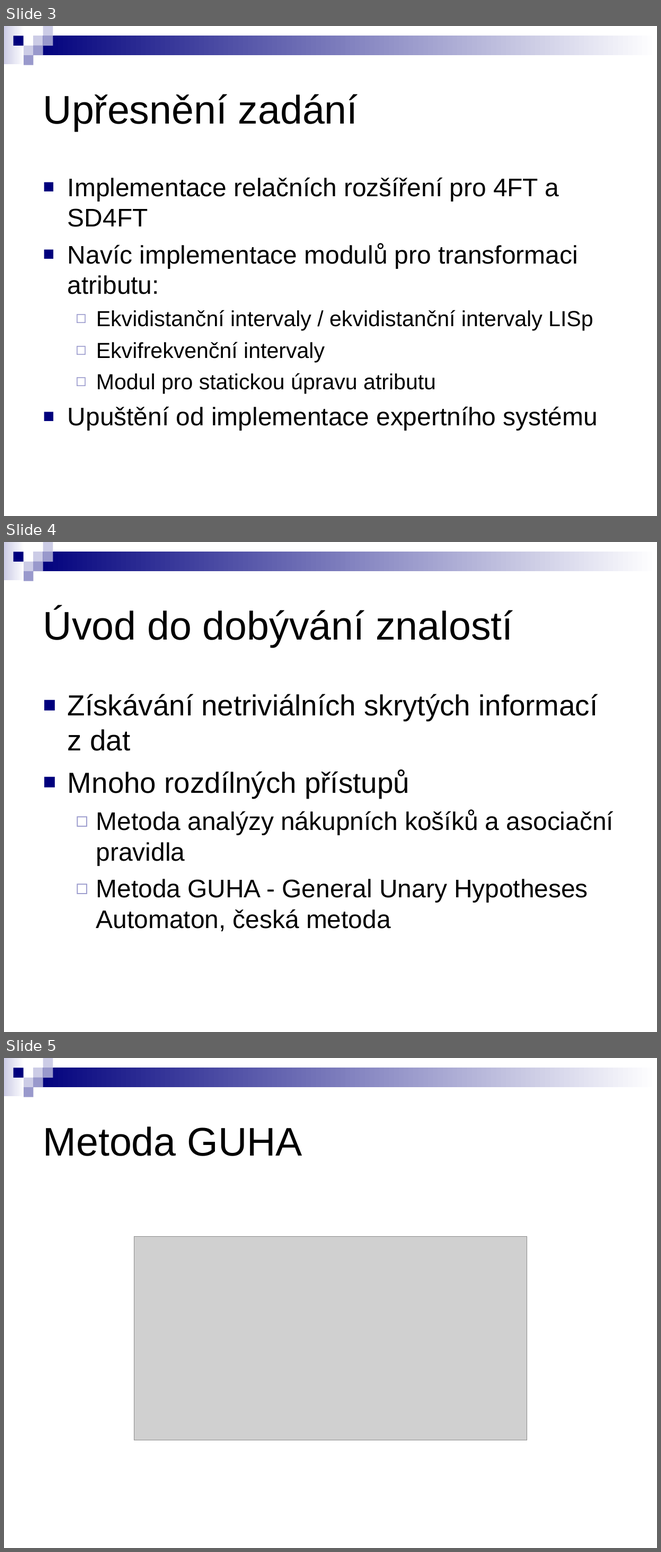
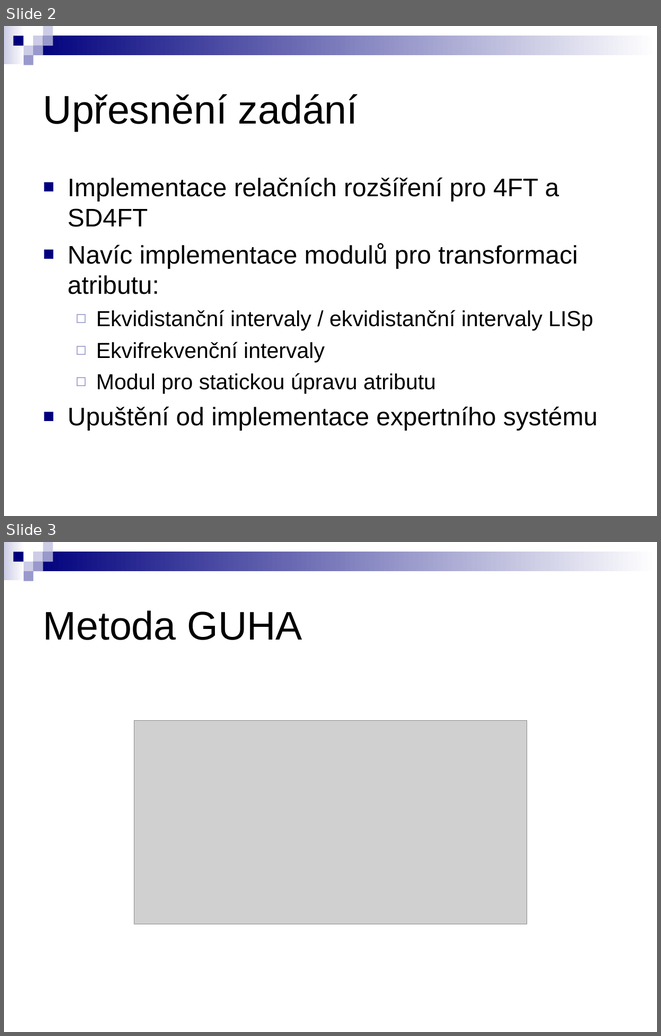
Before and after one commit to michalkovy/ferda, a slide deck: publications/diplomky/kuzmos/Prezentace/Relační GUHA procedury.ppt. Shown one above the other, each under a label of ours: slides 3, 4 and 5 before the commit, slides 2 and 3 after it. The pictures are 661x1552 and 661x1036 pixels, drawn with LibreOffice and Linux fonts; fonts in the diff are those of the drawing; grey boxes stand for pictures. Boxes give left, top, right and bottom in pixels: in the first picture for what was removed or moved away, otherwise in the second. Text is boxed around its words. In the diff, an @@ line names an element or a change of style, - is before the commit and + after.

Commit message:
- presentation update

```diff
--- a/publications/diplomky/kuzmos/Prezentace/Relační GUHA procedury.ppt
+++ b/publications/diplomky/kuzmos/Prezentace/Relační GUHA procedury.ppt
@@ slide 4 removed at box(4, 542, 657, 1032), background #FFFFFF; not listed: 9 template elements that a slide beside it also shows @@
@@ title removed at box(43, 608, 513, 647) @@
-Úvod do dobývání znalostí
@@ text removed at box(68, 694, 614, 931) @@
-■ Získávání netriviálních skrytých informací z dat
-■ Mnoho rozdílných přístupů
-  ◻ Metoda analýzy nákupních košíků a asociační pravidla
-  ◻ Metoda GUHA - General Unary Hypotheses Automaton, česká metoda
@@ what was slide 3 is now slide 2 @@
@@ what was slide 5 is now slide 3 @@
```
Also in this commit, not shown: 2 other slides removed.
